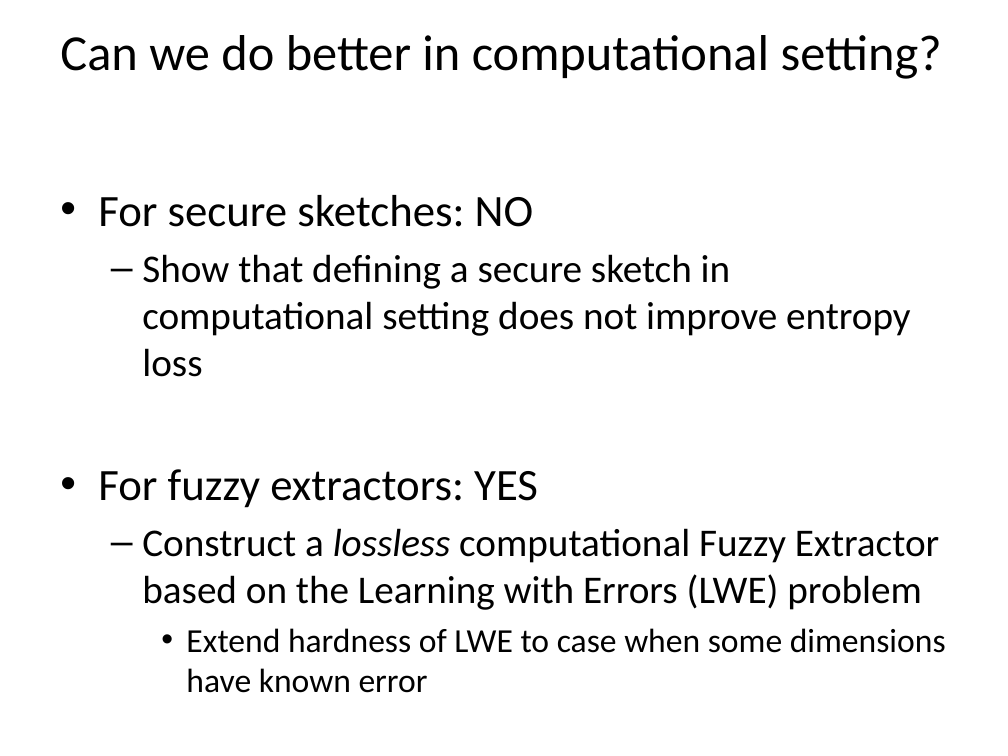
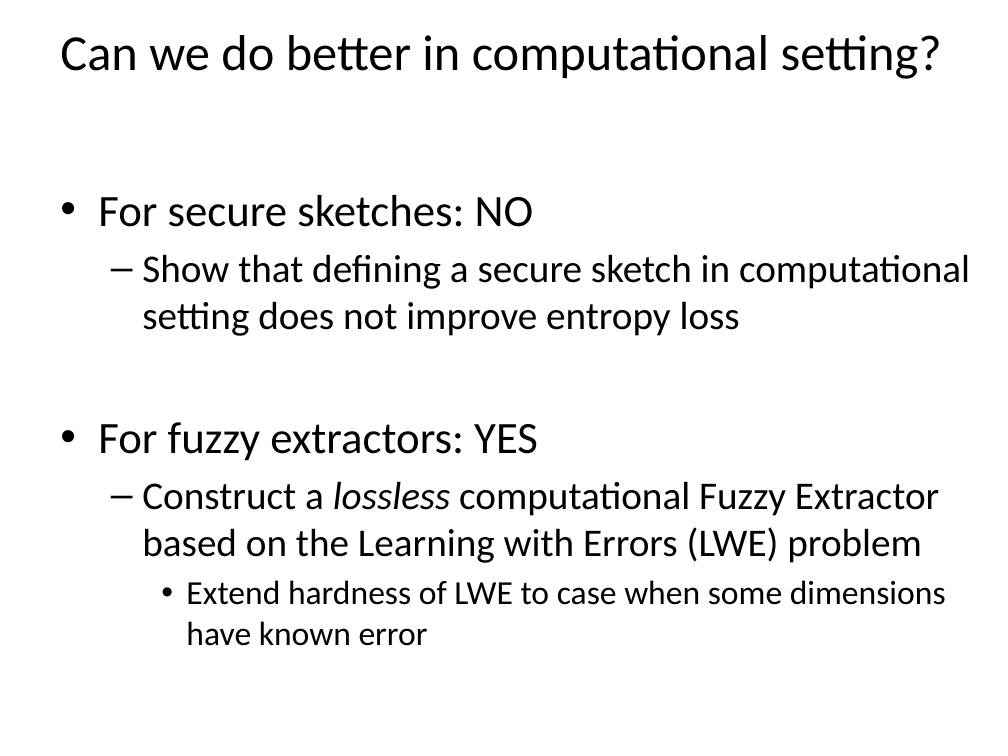
Before and after one commit to xianruimeng/comp-fuzzy-ext, a slide deck: slide 11 of ComputationalFuzzyExtractors.pptx (slide 16 before the commit). Drawn at 1008x756 pixels with LibreOffice and Linux fonts; fonts in the diff are those of the drawing. Boxes give left, top, right and bottom in pixels: in the first picture for what was removed or moved away, otherwise in the second. Text is boxed around its words. In the diff, an @@ line names an element or a change of style, - is before the commit and + after.

```diff
--- a/ComputationalFuzzyExtractors.pptx
+++ b/ComputationalFuzzyExtractors.pptx
@@ text "For secure sketches: NO" rewrapped from (98,195,946,693) to (98,195,970,646) @@
```
Also in this commit, not shown: 17 other slides changed, 6 slides added, 2 other files.
